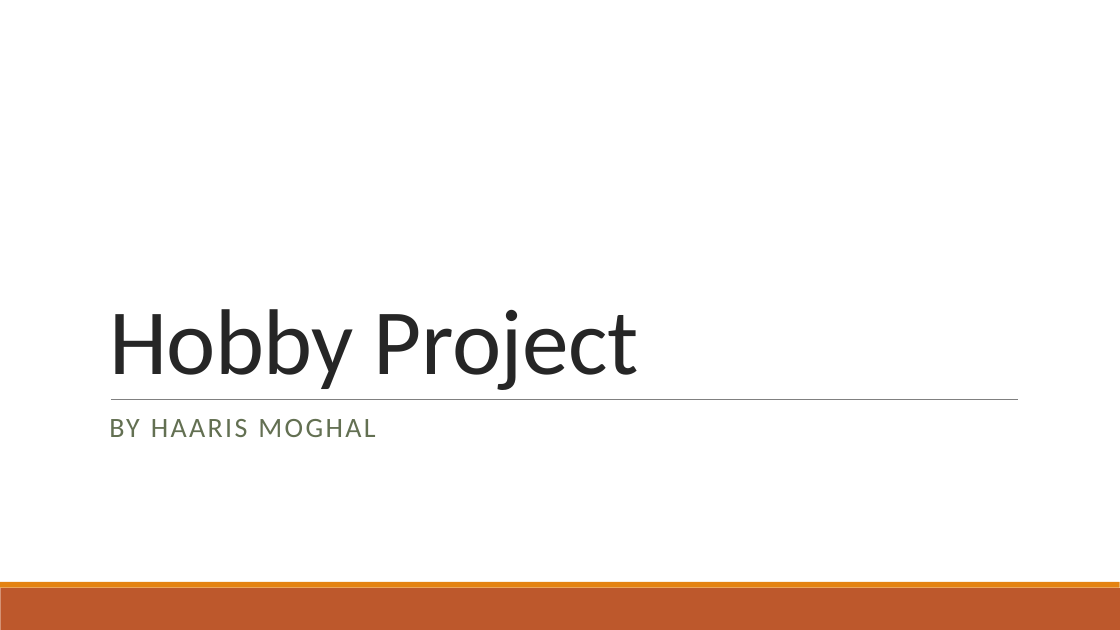
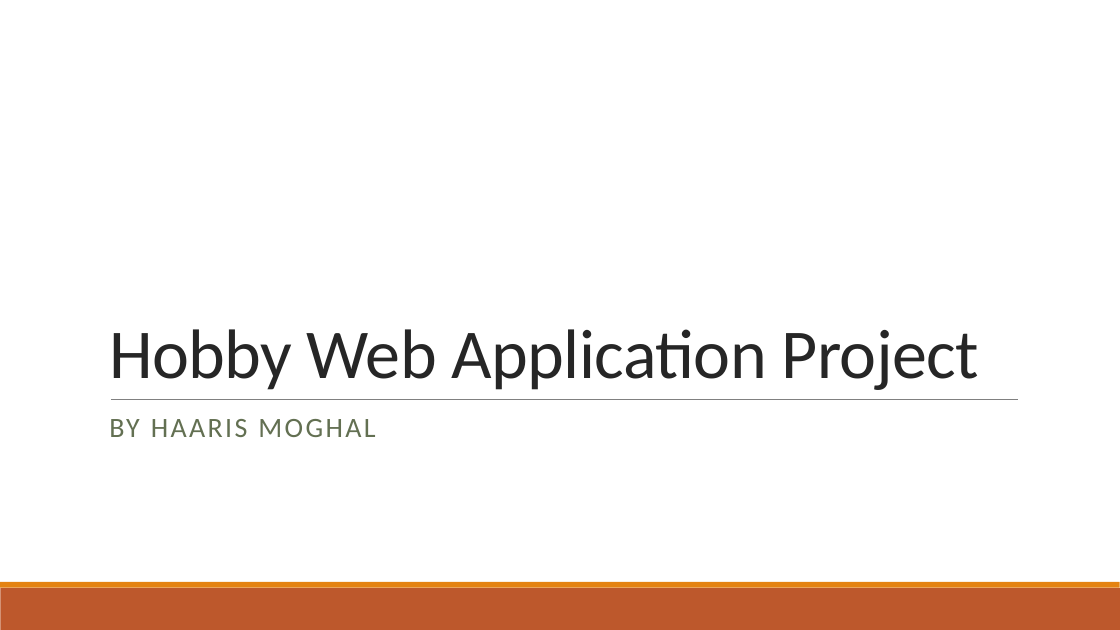
Before and after one commit to HaarismoghalQA/HobbyProject, a slide deck: slide 1 of Documentation/Presentation/HobbyProject.pptx. Drawn at 1120x630 pixels with LibreOffice and Linux fonts; fonts in the diff are those of the drawing. Boxes give left, top, right and bottom in pixels: in the first picture for what was removed or moved away, otherwise in the second. Text is boxed around its words. In the diff, an @@ line names an element or a change of style, - is before the commit and + after.

```diff
--- a/Documentation/Presentation/HobbyProject.pptx
+++ b/Documentation/Presentation/HobbyProject.pptx
@@ title at <box>109,329,979,390</box>: text changed; size 80 to 60 pt @@
-Hobby Project
+Hobby Web Application Project
```
Also in this commit, not shown: 4 other slides changed, 9 other files.
